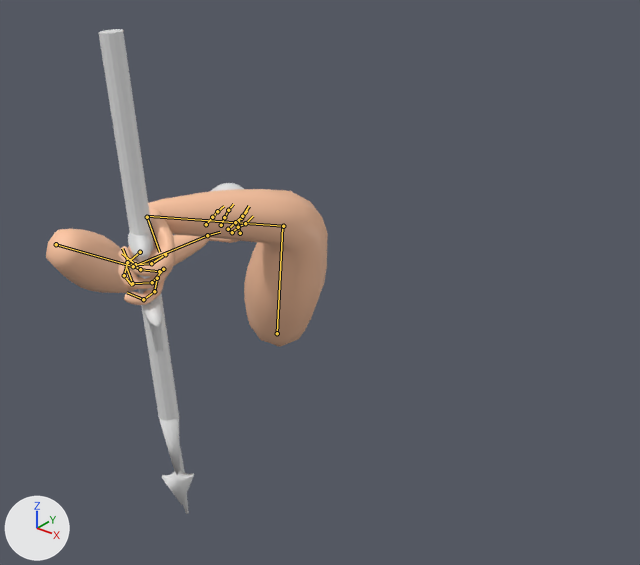
The Blender file Arte/Personaje.blend, before and after one commit.
Before and after are seen from a 50 mm camera at (3.24, -2.53, 2.55) aimed at (-0.46, 2.09, -0.31). The axes (+X, +Y, +Z) are drawn at lower left. The lights are the same throughout. Both versions are drawn at frame 140 of the action 'Esqueleto Mano DerechaAction'; the numbers are the values there. The bones that bend it are drawn over the model as lines.

In view in the first picture: 'Espada.001', 'Lanza', 'Mano derecha', 'Mano derecha.001'.
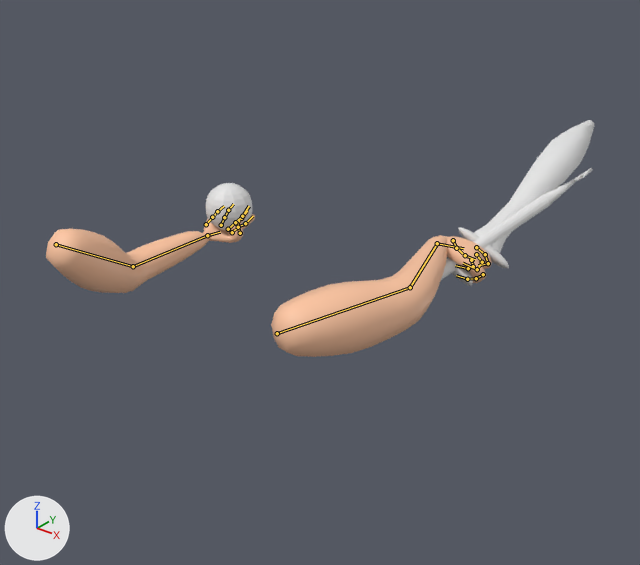
Location of each change, (x1, y1, x2, y2) in pixels of the pictures (640 x 565 px):
'Mano derecha', posed (23% shorter): before (118, 189, 328, 347); after (271, 235, 492, 357)
'Lanza', posed: before (99, 29, 194, 505); after (441, 168, 593, 280)
'Espada.001', posed (131% wider, 41% shorter): before (128, 232, 189, 514); after (452, 120, 594, 286)
'Sphere', unchanged, uncovered by the edit: before (211, 183, 244, 191); after (206, 183, 252, 231)
bone 'Antebrazo', root to tip: before (277, 333) to (282, 227); after (277, 333) to (408, 288)
bone 'Brazo', root to tip: before (283, 226) to (146, 216); after (410, 287) to (437, 244)
bone 'Palma', root to tip: before (147, 217) to (159, 252); after (437, 243) to (463, 248)

The change in detail:
Bone 'Antebrazo' (bone_antebrazo) turns from (53, -41, 106) to (34, 1, 17) degrees about its own x, y and z.
Bone 'Brazo' (bone_brazo) turns from (-12, 15, 38) to (-55, 9, -18) degrees about its own x, y and z.
Bone 'Palma' (bone_palma) turns from (74, -10, -4) to (41, -31, -75) degrees about its own x, y and z.
